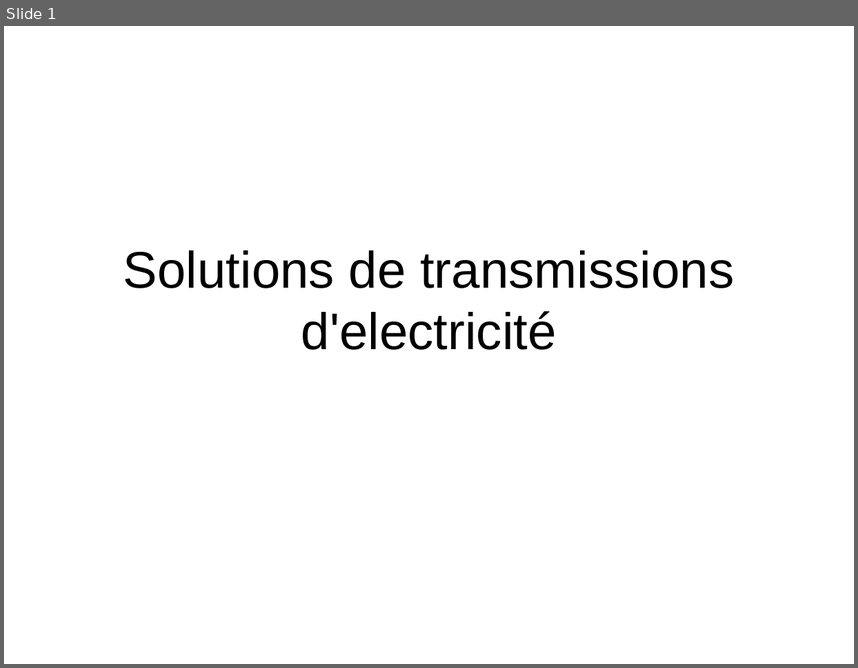
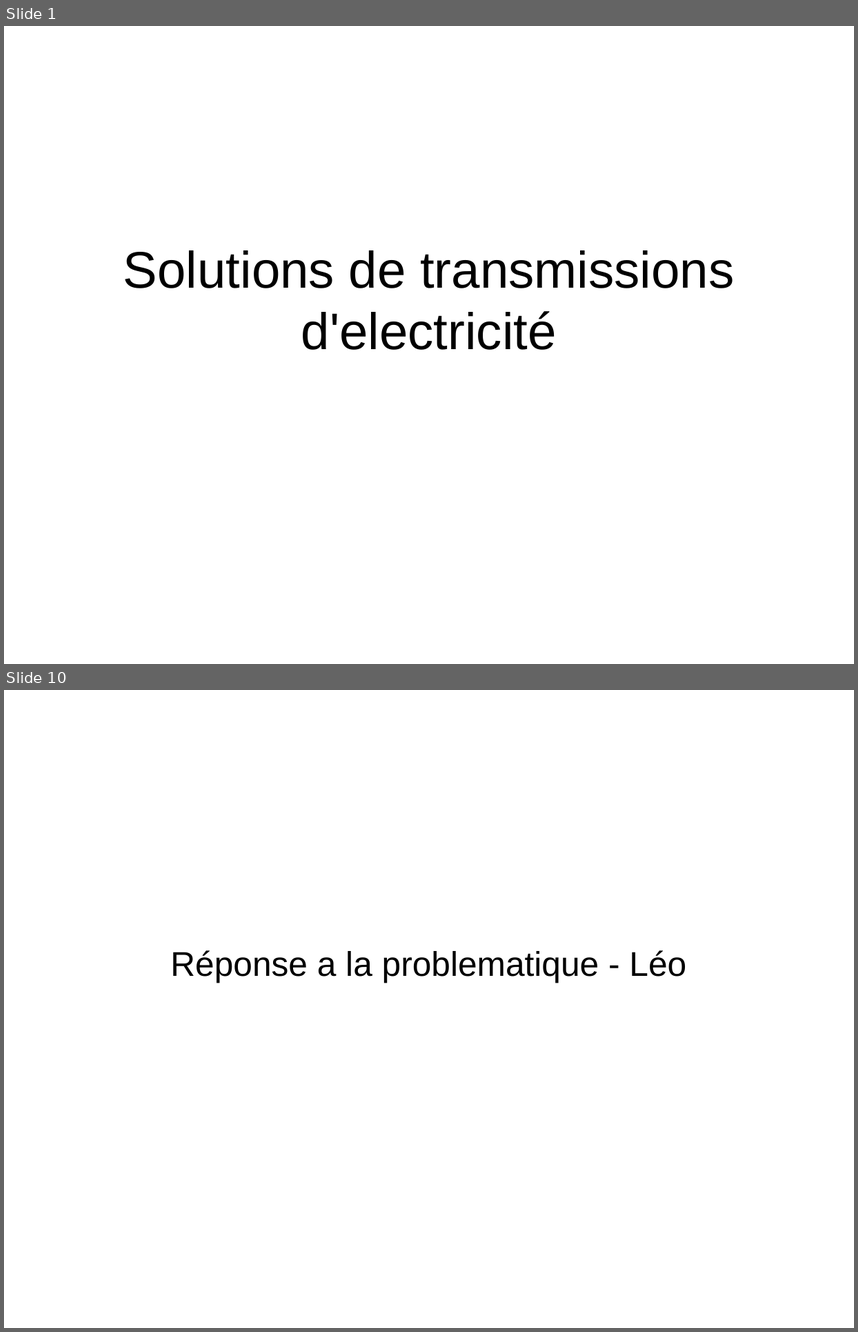
Before and after one commit to traxys/TPE, a slide deck: presentationOrale.odp. Shown one above the other, each under a label of ours: slide 1 before the commit, slides 1 and 10 after it; the slides between them are not shown. The pictures are 858x668 and 858x1332 pixels, drawn with LibreOffice and Linux fonts; fonts in the diff are those of the drawing. Boxes give left, top, right and bottom in pixels: in the first picture for what was removed or moved away, otherwise in the second. Text is boxed around its words. In the diff, an @@ line names an element or a change of style, - is before the commit and + after.

```diff
--- a/presentationOrale.odp
+++ b/presentationOrale.odp
@@ slide 10 added at (4, 690, 854, 1328), background #FFFFFF @@
@@ subtitle added at (170, 950, 686, 982), 32 pt, text #000000 @@
+Réponse a la problematique - Léo
```
Also in this commit, not shown: 9 other slides added, 2 other files.
